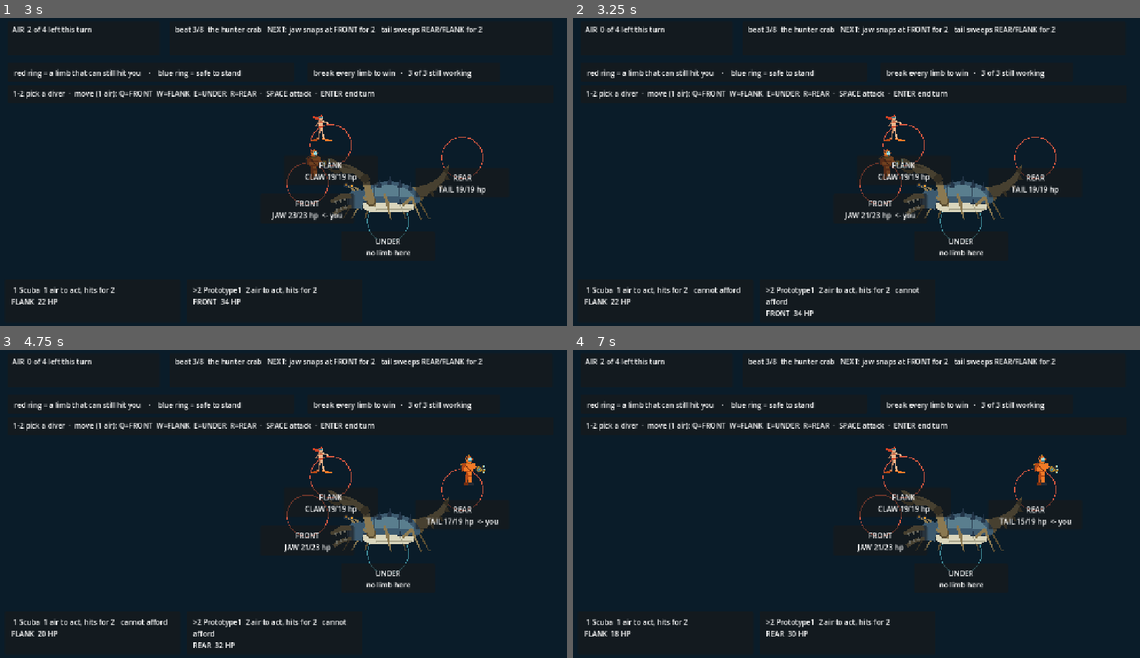
Above: before the commit, frames 1-4 (two rows, left to right).
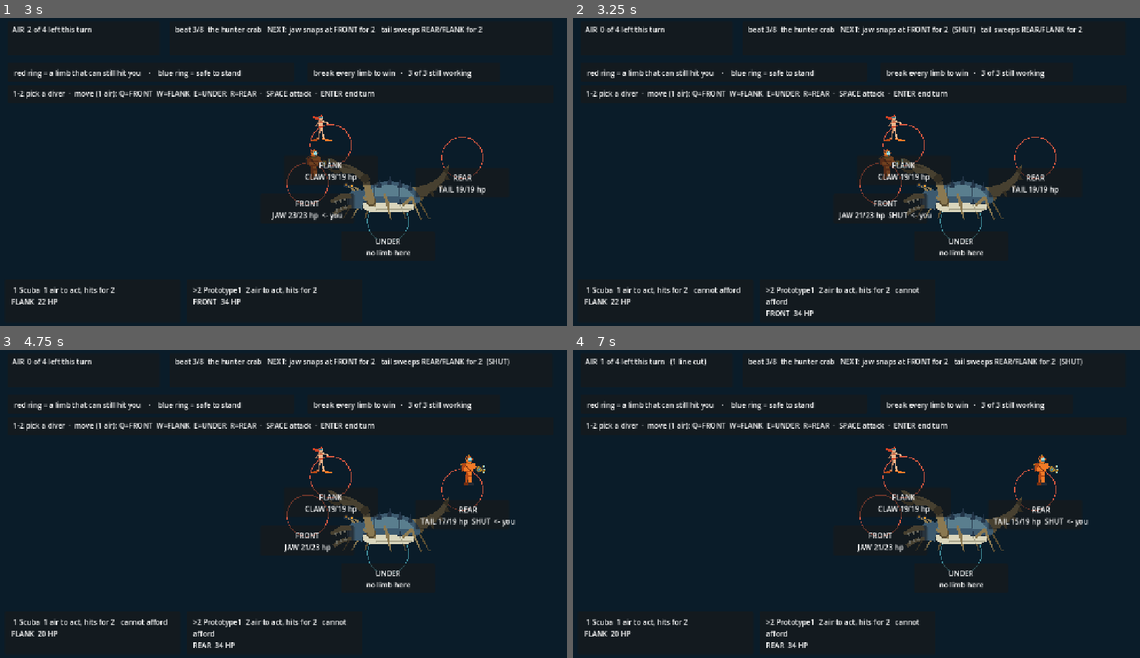
Above: after the commit, the same moments.

Repository: ImmortalDemonGod/salvage
Game: Godot game, scene res://game/main.tscn
The game is run twice, just before and just after one commit, with the same random seed, the same clock (stepped at 60 frames per second) and the same inputs.
Inputs:
- Up to frame 1 (3 s): tap Enter at 0.5, 2 s; hold W 0.53-1.28 s; tap 1 at 0.6 s; tap Space at 0.77, 1.25, 1.52, 2.75 s; tap 2 at 1.35 s; hold W from 2.03 s (still down); tap 3 at 2.1 s; tap Q at 2.85 s
- Up to frame 2 (3.25 s): keep holding W; tap Space at 3.02 s
- Up to frame 3 (4.75 s): tap Enter at 3.5 s; release W at 3.53 s; tap E at 3.6 s; tap Space at 3.77, 4.25, 4.52 s; tap R at 4.35 s
- Up to frame 4 (7 s): tap T at 5.1 s; hold W from 5.78 s (still down); tap X at 5.85 s; tap Space at 6.02, 6.77 s; tap Enter at 6.6 s

Frame 1 is identical in both runs. In frame 2, 0.6% of the frame differs, in the area x 46-90%, y 2-66%; in frame 3, 0.4%; in frame 4, 0.7%, in the area x 4-91%, y 2-97%.

Commit message:
SPEC 2.9's six abilities: one verb per diver expressed twice, named from the rig's clips

Diff:
--- a/sim/combat.gd
+++ b/sim/combat.gd
@@ -41,6 +41,7 @@
 	var dname: String
 	var cost: int
 	var disables: bool = false
+	var kit: Array = []
 	var max_hp: int
 	var hp: int
 	var dmg: int
@@ -115,6 +116,22 @@
 	var hp: Array = TUNE.diver_hp
 	var dm: Array = TUNE.diver_dmg
 	var roster := [["Scuba", 1, false], ["Prototype1", 2, false], ["Proto5", 3, false]]
+	# Two abilities per diver, named for the clips that actually exist in
+	# the rig (standing rule: ability names come FROM the animation list).
+	# SPEC 2.9 gives each diver one verb expressed twice.
+	var kits := [
+		# Double Knee trades nothing for the step: at 1 damage against Axe
+		# Kick's 2 it was strictly worse whenever you did not want to move.
+		[{"name": "Axe Kick", "dmg": 2, "kind": "hit"},
+		 {"name": "Double Knee", "dmg": 2, "kind": "hit_and_step"}],
+		[{"name": "Palm Strike", "dmg": 2, "kind": "shut", "turns": 1},
+		 {"name": "Dual Palm", "dmg": 0, "kind": "shut", "turns": 2}],
+		# Attck2 spills onto every neighbouring station, so 5 became 10+ per
+		# action and cleared the dredge in 2 turns against a teaching floor
+		# of 6. The crowd answer trades per-target damage for reach.
+		[{"name": "Attck1", "dmg": 8, "kind": "hit"},
+		 {"name": "Attck2", "dmg": 3, "kind": "hit_wide"}],
+	]
 	var starts: Array = enc.get("starts", [])
 	divers = []
 	var n: int = min(int(enc.party), roster.size())
@@ -122,6 +139,7 @@
 		var start: int = int(starts[i]) if i < starts.size() else int(OPEN_STATIONS[i % OPEN_STATIONS.size()])
 		var dv := Diver.new(i, String(roster[i][0]), int(roster[i][1]), int(hp[i]), int(dm[i]), start)
 		dv.disables = String(roster[i][0]) == "Prototype1" and bool(enc.get("drum", false))
+		dv.kit = (kits[i] as Array).duplicate(true)
 		divers.append(dv)
 	air = int(TUNE.air)
 	_lock_intent()
@@ -187,9 +205,72 @@
 func afford(cost: int) -> bool:
 	return air >= cost
 
+# which stations sit next to this one, for the abilities that step or spill
+func neighbours(station: int) -> Array:
+	var out: Array = []
+	var order: Array = OPEN_STATIONS
+	var at := order.find(station)
+	if at < 0:
+		return out
+	if at > 0:
+		out.append(int(order[at - 1]))
+	if at < order.size() - 1:
+		out.append(int(order[at + 1]))
+	return out
+
+func act_ability(i: int, slot: int) -> bool:
+	if i < 0 or i >= divers.size():
+		return false
+	var d = divers[i]
+	if slot < 0 or slot >= d.kit.size():
+		return false
+	var ab: Dictionary = d.kit[slot]
+	if outcome != "ongoing" or d.down or not afford(d.cost) or not can_attack(d):
+		return false
+	var limb: int = target_limb(d)
+	if limb < 0:
+		return false
+	air -= d.cost
+	var at_range: bool = d.disables and d.station == BACKLINE
+	var dmg: int = 0 if at_range else int(ab.dmg)
+	if dmg > 0:
+		limb_hp[limb] -= dmg
+		log_lines.append("%s: %s hits the %s for %d" % [d.dname, String(ab.name), LIMB_NAMES[limb], dmg])
+	else:
+		log_lines.append("%s: %s on the %s" % [d.dname, String(ab.name), LIMB_NAMES[limb]])
+	match String(ab.kind):
+		"shut":
+			if not limb_broken[limb]:
+				limb_stun[limb] = int(ab.get("turns", 1))
+				log_lines.append("the %s is shut down" % LIMB_NAMES[limb])
+		"hit_and_step":
+			var n: Array = neighbours(d.station)
+			if not n.is_empty():
+				d.station = int(n[0])
+				log_lines.append("%s steps to %s" % [d.dname, STATION_NAMES[d.station]])
+		"hit_wide":
+			for st in neighbours(d.station):
+				var lb2: int = STATION_LIMB[int(st)]
+				if lb2 >= 0 and not limb_broken[lb2]:
+					limb_hp[lb2] -= dmg
+					log_lines.append("%s spills onto the %s for %d" % [String(ab.name), LIMB_NAMES[lb2], dmg])
+					_break_if_spent(lb2)
+	_break_if_spent(limb)
+	return true
+
+func _break_if_spent(limb: int) -> void:
+	if limb < 0 or limb_broken[limb] or limb_hp[limb] > 0:
+		return
+	limb_hp[limb] = 0
+	limb_broken[limb] = true
+	log_lines.append("the %s BREAKS" % LIMB_NAMES[limb])
+	_check_victory()
+
 func act_attack(i: int) -> bool:
-	if i < 0 or i >= divers.size():
-		return false
+	# ability slot 0, kept so every existing caller and bot still works
+	return act_ability(i, 0)
+
+func _legacy_attack(i: int) -> bool:
 	var d = divers[i]
 	if outcome != "ongoing" or d.down or not afford(d.cost) or not can_attack(d):
 		return false
@@ -320,6 +401,7 @@
 		var a = divers[i]
 		var b = c.divers[i]
 		b.hp = a.hp; b.station = a.station; b.down = a.down
+		b.kit = a.kit
 	c.limb_hp = limb_hp.duplicate()
 	c.limb_broken = limb_broken.duplicate()
 	c.limb_stun = limb_stun.duplicate()
--- a/tools/bots.gd
+++ b/tools/bots.gd
@@ -10,7 +10,8 @@
 		if d.down:
 			continue
 		if c.afford(d.cost) and c.can_attack(d):
-			out.append({"kind": "attack", "i": d.id})
+			for slot in range(d.kit.size()):
+				out.append({"kind": "attack", "i": d.id, "slot": slot})
 		if Combat.OVERDRAFT_ENABLED and not c.overdrafted and d.hp > Combat.OVERDRAFT_HP:
 			out.append({"kind": "overdraft", "i": d.id})
 		if c.afford(Combat.MOVE_COST):
@@ -21,7 +22,7 @@
 
 static func apply(c: Combat, a: Dictionary) -> bool:
 	match a.kind:
-		"attack": return c.act_attack(a.i)
+		"attack": return c.act_ability(a.i, int(a.get("slot", 0)))
 		"move": return c.act_move(a.i, a.s)
 		"overdraft": return c.act_overdraft(a.i)
 	return false
@@ -63,6 +64,14 @@
 	var pool: Array = moves if want_move else attacks
 	if pool.is_empty():
 		pool = opts
+	# A novice presses the FIRST button most of the time. Picking uniformly
+	# among six abilities halved the casual win rate the moment the kit
+	# doubled, which measured the bot's indecision rather than the fight.
+	# Same judge pathology as the first sweep and the overdraft.
+	if not want_move and rng.randf() < 0.7:
+		for a in pool:
+			if int(a.get("slot", 0)) == 0:
+				return a
 	return pool[rng.randi() % pool.size()]
 
 # greedy: break limbs fast, and step out of a telegraphed station when it
@@ -80,11 +89,18 @@
 		var d = c.divers[a.i]
 		var score := 0.0
 		if a.kind == "attack":
+			var ab: Dictionary = d.kit[int(a.get("slot", 0))]
 			var limb: int = c.target_limb(d)
 			if limb < 0:
 				continue
-			score = float(min(d.dmg, c.limb_hp[limb])) / float(d.cost)
-			if d.dmg >= c.limb_hp[limb]:
+			var adm: int = int(ab.dmg)
+			score = float(min(adm, c.limb_hp[limb])) / float(d.cost)
+			if String(ab.kind) == "hit_wide":
+				for st in c.neighbours(d.station):
+					var lb3: int = c.STATION_LIMB[int(st)]
+					if lb3 >= 0 and not c.limb_broken[lb3]:
+						score += float(min(adm, c.limb_hp[lb3])) / float(d.cost)
+			if adm >= c.limb_hp[limb]:
 				score += 3.0   # finishing a limb changes the map
 			# shutting down the limb that is ABOUT to swing is worth the
 			# damage it would have dealt. Without this the judge cannot see
@@ -92,7 +108,7 @@
 			# purely because it cannot value what the disabler does.
 			# shutting down a limb that is ABOUT to swing is worth the damage
 			# it would have dealt to bodies actually standing in its arc
-			if d.disables and limb >= 0 and int(c.limb_stun[limb]) <= 0:
+			if String(ab.kind) == "shut" and limb >= 0 and int(c.limb_stun[limb]) <= 0:
 				for it in all_intents:
 					if int(it.limb) != limb:
 						continue
--- a/verify/deep.gd
+++ b/verify/deep.gd
@@ -115,6 +115,8 @@
 func key(a: Dictionary) -> String:
 	if a.kind == "move":
 		return "move->%s" % Combat.STATION_NAMES[a.s]
+	if a.kind == "attack":
+		return ["Axe Kick", "Double Knee", "Palm Strike", "Dual Palm", "Attck1", "Attck2"][int(a.i) * 2 + int(a.get("slot", 0))]
 	return "%s:%s" % [a.kind, ["Scuba", "Prototype1", "Proto5"][a.i]]
 
 # ---- G4: is every action uniquely optimal somewhere? -------------------
